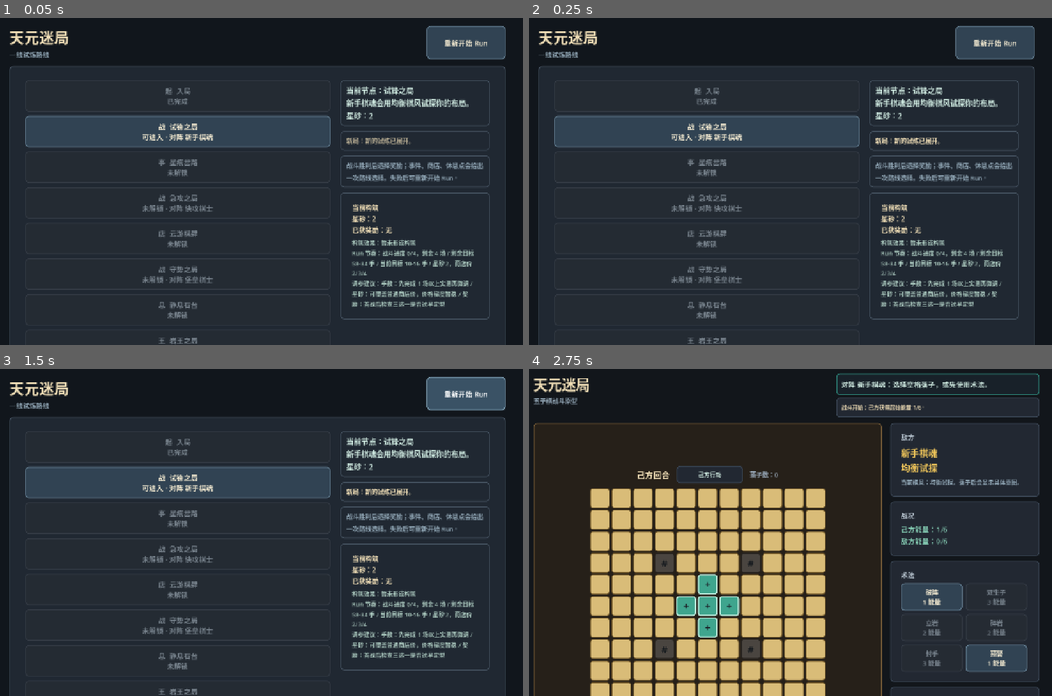
Above: before the commit, frames 1-4 (two rows, left to right).
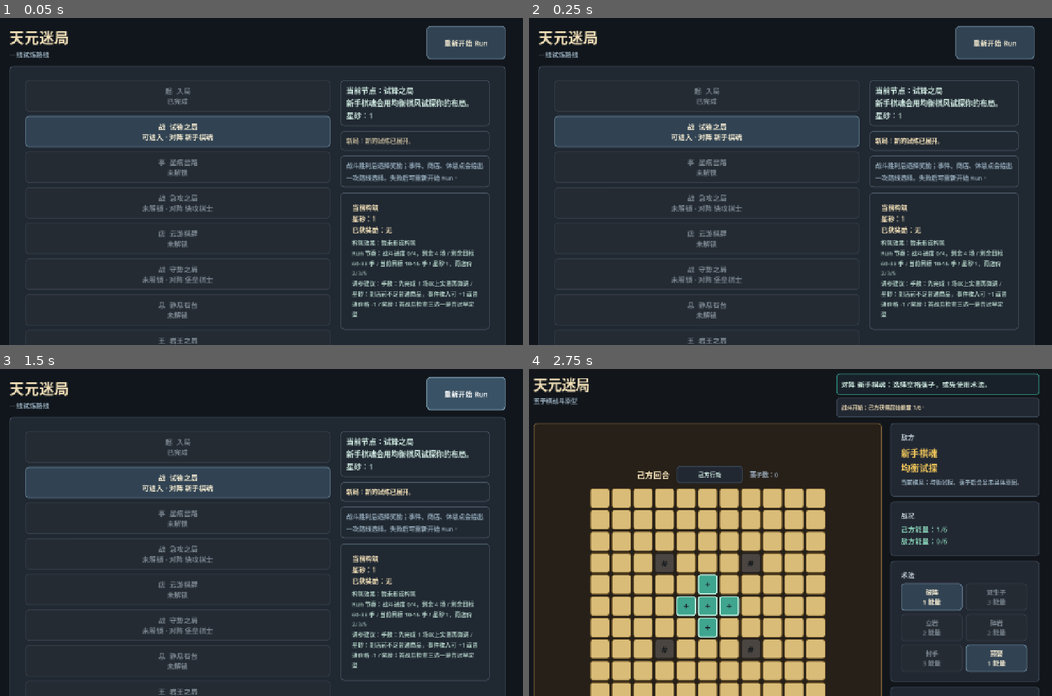
Above: after the commit, the same moments.

Repository: eason522/game
Game: Godot game, scene res://scenes/roguelike/RunMapScene.tscn
Same seed, same stepped clock (60 frames per second), same inputs: the game is played once before the commit and once after it.
Inputs:
- Up to frame 1 (0.05 s): no input
- Up to frame 2 (0.25 s): no input
- Up to frame 3 (1.5 s): click "重新开始 Run" at 0.5 s; click "重新开始 Run" at 1.25 s
- Up to frame 4 (2.75 s): click "战 试锋之局 可进入 · 对阵 新手棋魂" at 2 s

The runs differ from the first frame. In frame 1, 0.6% of the frame differs, in the area x 65-94%, y 29-96%; in frame 2, 0.6%; in frame 3, 0.6%; in frame 4, nothing differs.

Commit message:
Tune initial run balance

Diff:
--- a/scripts/roguelike/MapGenerator.gd
+++ b/scripts/roguelike/MapGenerator.gd
@@ -7,6 +7,11 @@
 const NODE_SHOP := "shop"
 const NODE_REST := "rest"
 const NODE_BOSS := "boss"
+
+const TUNED_TURN_TARGETS := {
+	3: {"min": 13, "max": 20},
+	5: {"min": 15, "max": 22},
+}
 
 
 func generate_linear_route() -> Array:
@@ -23,6 +28,10 @@
 
 
 func _make_node(index: int, node_type: String, title: String, description: String, enemy_profile_id: String, target_turn_min: int = 0, target_turn_max: int = 0) -> Dictionary:
+	var tuned_target: Dictionary = TUNED_TURN_TARGETS.get(index, {})
+	var resolved_target_min: int = tuned_target.get("min", target_turn_min)
+	var resolved_target_max: int = tuned_target.get("max", target_turn_max)
+
 	return {
 		"id": "node_%d" % index,
 		"index": index,
@@ -30,7 +39,7 @@
 		"title": title,
 		"description": description,
 		"enemy_profile_id": enemy_profile_id,
-		"target_turn_min": target_turn_min,
-		"target_turn_max": target_turn_max,
+		"target_turn_min": resolved_target_min,
+		"target_turn_max": resolved_target_max,
 		"status": "locked",
 	}
--- a/scripts/roguelike/RewardGenerator.gd
+++ b/scripts/roguelike/RewardGenerator.gd
@@ -25,7 +25,7 @@
 const RARITY_PRICES := {
 	RARITY_COMMON: 2,
 	RARITY_UNCOMMON: 3,
-	RARITY_RARE: 4,
+	RARITY_RARE: 5,
 }
 
 const EXCLUSIVE_GROUP_LABELS := {
@@ -236,7 +236,7 @@
 	return "%d/%d/%d" % [
 		RARITY_PRICES.get(RARITY_COMMON, 2),
 		RARITY_PRICES.get(RARITY_UNCOMMON, 3),
-		RARITY_PRICES.get(RARITY_RARE, 4),
+		RARITY_PRICES.get(RARITY_RARE, 5),
 	]
 
 
@@ -374,7 +374,7 @@
 
 func _economy_tuning_line(run_state) -> String:
 	var common_price: int = RARITY_PRICES.get(RARITY_COMMON, 2)
-	var rare_price: int = RARITY_PRICES.get(RARITY_RARE, 4)
+	var rare_price: int = RARITY_PRICES.get(RARITY_RARE, 5)
 
 	if not _has_upcoming_shop(run_state):
 		return "星砂：后续无商店，重点观察事件支出吸引力"
--- a/scripts/roguelike/RunState.gd
+++ b/scripts/roguelike/RunState.gd
@@ -11,6 +11,7 @@
 const NODE_SHOP := "shop"
 const NODE_REST := "rest"
 const NODE_BOSS := "boss"
+const STARTING_COINS := 1
 
 var nodes: Array = []
 var rewards: Array = []
@@ -21,7 +22,7 @@
 var pending_choice_node_index := -1
 var run_completed := false
 var run_failed := false
-var coins := 2
+var coins := STARTING_COINS
 var last_feedback := ""
 var last_feedback_kind := ""
 
@@ -45,7 +46,7 @@
 	pending_choice_node_index = -1
 	run_completed = false
 	run_failed = false
-	coins = 2
+	coins = STARTING_COINS
 	last_feedback = "新的试炼已展开。"
 	last_feedback_kind = "run_start"
 
@@ -483,7 +484,7 @@
 	pending_choice_node_index = data.get("pending_choice_node_index", -1)
 	run_completed = data.get("run_completed", false)
 	run_failed = data.get("run_failed", false)
-	coins = data.get("coins", 2)
+	coins = data.get("coins", STARTING_COINS)
 	last_feedback = data.get("last_feedback", "")
 	last_feedback_kind = data.get("last_feedback_kind", "")
 
--- a/tests/roguelike_run_smoke.gd
+++ b/tests/roguelike_run_smoke.gd
@@ -74,6 +74,12 @@
 	if nodes[1].get("target_turn_min", 0) != 10 or nodes[1].get("target_turn_max", 0) != 16:
 		failures.append("run route: first battle should include target turn pacing")
 
+	if nodes[3].get("target_turn_min", 0) != 13 or nodes[3].get("target_turn_max", 0) != 20:
+		failures.append("run route: fast battle should use tuned turn pacing")
+
+	if nodes[5].get("target_turn_min", 0) != 15 or nodes[5].get("target_turn_max", 0) != 22:
+		failures.append("run route: defender battle should use tuned turn pacing")
+
 	if nodes[7].get("target_turn_min", 0) != 22 or nodes[7].get("target_turn_max", 0) != 30:
 		failures.append("run route: boss should include target turn pacing")
 
@@ -91,7 +97,7 @@
 		failures.append("run pacing: fresh run should have four remaining battle nodes")
 		return
 
-	if pacing.get("remaining_turn_min", 0) != 58 or pacing.get("remaining_turn_max", 0) != 84:
+	if pacing.get("remaining_turn_min", 0) != 60 or pacing.get("remaining_turn_max", 0) != 88:
 		failures.append("run pacing: fresh run should summarize full target turn range")
 		return
 
@@ -108,7 +114,7 @@
 		failures.append("run pacing: battle completion should update battle counts")
 		return
 
-	if pacing.get("remaining_turn_min", 0) != 48 or pacing.get("remaining_turn_max", 0) != 68:
+	if pacing.get("remaining_turn_min", 0) != 50 or pacing.get("remaining_turn_max", 0) != 72:
 		failures.append("run pacing: battle completion should remove the first battle turn target")
 		return
 
@@ -118,7 +124,7 @@
 		failures.append("run pacing: display lines should include battle progress")
 		return
 
-	if not pacing_lines.has("星砂 2，商店价 2/3/4"):
+	if not pacing_lines.has("星砂 1，商店价 2/3/5"):
 		failures.append("run pacing: display lines should include starsand and shop price gradient")
 
 
@@ -398,7 +404,7 @@
 		failures.append("run route choice: expected event coin choice to succeed")
 		return
 
-	if state.coins != 4:
+	if state.coins != 3:
 		failures.append("run route choice: event coin choice should add starsand")
 		return
 
--- a/tests/run_map_feedback_smoke.gd
+++ b/tests/run_map_feedback_smoke.gd
@@ -32,7 +32,7 @@
 	if scene.build_summary_label == null or not scene.build_summary_label.text.contains("调参建议"):
 		failures.append("run map feedback: expected build panel to show tuning suggestions")
 
-	if scene.build_summary_label == null or not scene.build_summary_label.text.contains("剩余目标 58-84 手"):
+	if scene.build_summary_label == null or not scene.build_summary_label.text.contains("剩余目标 60-88 手"):
 		failures.append("run map feedback: expected run pacing to summarize remaining turn target")
 
 	if scene.node_buttons.size() <= 1 or not scene.node_buttons[1].tooltip_text.contains("目标节奏：10-16 手"):
Not shown, changed: DEVELOPMENT_PLAN.md
